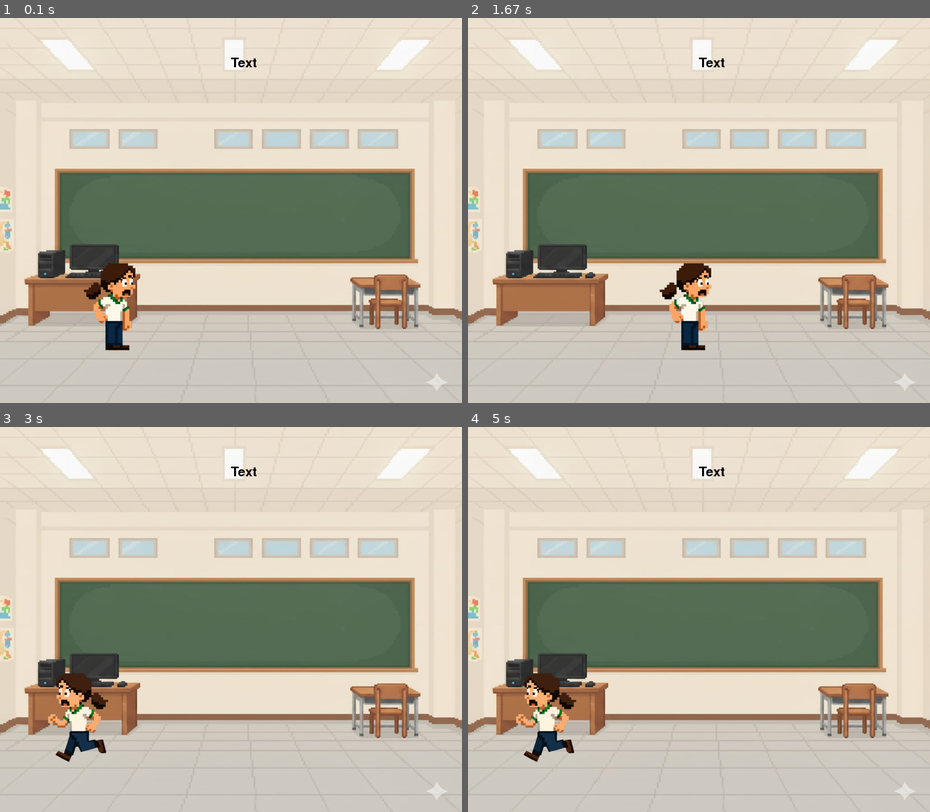
Above: before the commit, frames 1-4 (two rows, left to right).
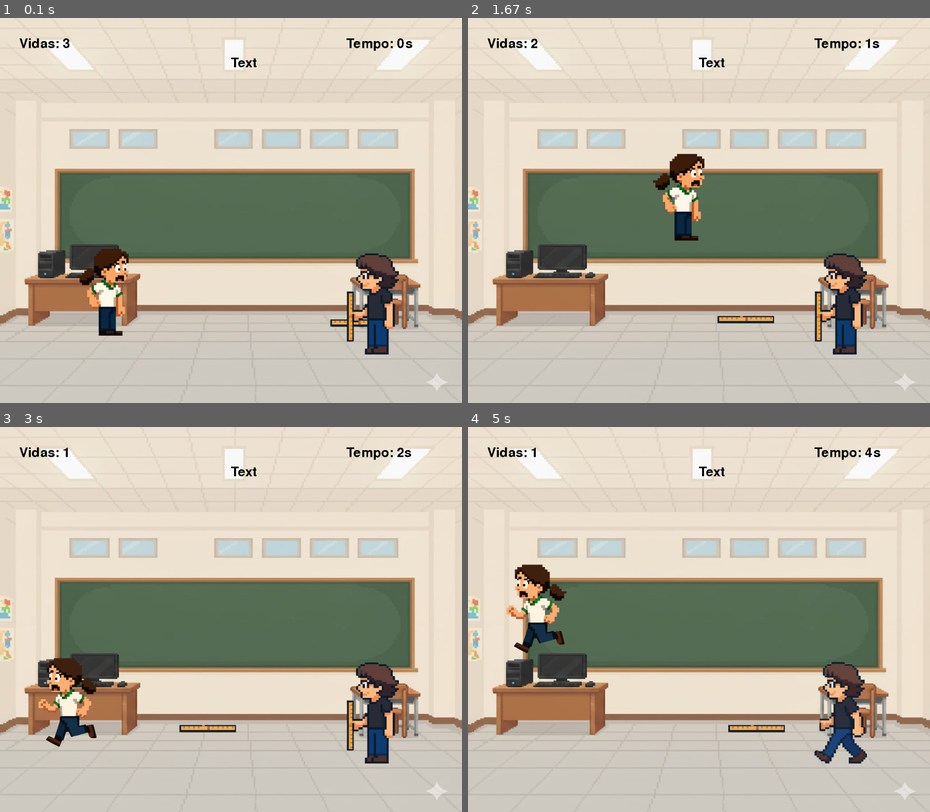
Above: after the commit, the same moments.

Repository: MoonyLina/PygamesAtiv4Bim
Game: pygame game, started from code/ativ4bim.py
Two runs of this game, one before a commit and one after it. Both use one fixed random seed, a clock stepped at 60 frames per second and the inputs below.
Inputs:
- Up to frame 1 (0.1 s): no input
- Up to frame 2 (1.67 s): tap Space at 0.33, 0.73, 1.03, 1.23, 1.53 s; hold Right 0.67-1.13 s; hold Right 1.17-1.63 s
- Up to frame 3 (3 s): hold Left 1.67-2.2 s; tap Space at 1.73, 2.03, 2.3, 2.6, 2.73 s; hold Left 2.23-2.63 s; hold Left from 2.67 s (still down)
- Up to frame 4 (5 s): tap Space at 3.03, 3.4, 3.7, 3.9, 4.2, 4.4, 4.7, 4.9 s; release Left at 3.3 s; hold Left 3.33-3.8 s; hold Right 3.83-4.3 s; hold Right 4.33-4.8 s; hold Left from 4.83 s (still down)

The runs differ from the first frame. In frame 1, 4.2% of the frame differs, in the area x 4-90%, y 5-88%; in frame 2, 5.4%; in frame 3, 4.6%; in frame 4, 5.5%.

Commit message:
adicao denis, regua, colisao, vida

Diff:
--- a/code/ativ4bim.py
+++ b/code/ativ4bim.py
@@ -12,6 +12,23 @@
 
 background = pg.image.load(r"C:\Users\anaca\Desktop\IFSP\Linguagem Técnica\Ativ4BimPygames\images\fundo.jpeg")
 background_sfc = pg.transform.scale(background, (w, h))
+
+denis_move = pg.image.load(r"C:\Users\anaca\Desktop\IFSP\Linguagem Técnica\PygamesAtiv4Bim\images\D1.png")
+denis_stand = pg.image.load(r"C:\Users\anaca\Desktop\IFSP\Linguagem Técnica\PygamesAtiv4Bim\images\Dparado.png")
+largura_D, altura_D = denis_stand.get_size()
+nova_larguraD = largura_D // 1.5
+nova_alturaD = altura_D // 1.5
+denis_rect = denis_stand.get_rect(topleft = (900, 610))
+denis_move_sfc = pg.transform.scale(denis_move, (nova_larguraD, nova_alturaD))
+denis_stand_sfc = pg.transform.scale(denis_stand, (nova_larguraD, nova_alturaD))
+
+regua = pg.image.load(r"C:\Users\anaca\Desktop\IFSP\Linguagem Técnica\PygamesAtiv4Bim\images\regua.png")
+regua_largura, regua_altura = regua.get_size()
+nova_larguraR = regua_largura // 1.3
+nova_alturaR = regua_altura // 1.3
+regua_sfc = pg.transform.scale(regua, (nova_larguraR, nova_alturaR))
+regua_sfc = pg.transform.rotate (regua_sfc, 90)
+regua_rect = regua_sfc.get_rect(topleft = (denis_rect.left, denis_rect.centery - 25))
 
 player_walking = pg.image.load(r"C:\Users\anaca\Desktop\IFSP\Linguagem Técnica\Ativ4BimPygames\images\jandando.png")
 player_stand = pg.image.load(r"C:\Users\anaca\Desktop\IFSP\Linguagem Técnica\Ativ4BimPygames\images\jparada.png")
@@ -38,18 +55,29 @@
 player_walk_right = [player_walking_right_sfc, player_stand_right_sfc]
 player_walk_left = [player_walking_left_sfc, player_stand_left_sfc]
 
+denis_attack = False
+denis_anim = 0
+anim_duration = 50
+
 
 frame = 0
 vel_anim = 0.10
 direction = "R"
 
 vel = 5
+regua_vel = -7
+
 
 
 vidas = 3
-gravidade = 1
-pulo = -20
 
+grav = 1
+pulo = -23
+vel_y = 0
+no_chao = True
+chao_y = 600
+
+initial_time = pg.time.get_ticks()
 
 
 while True:
@@ -59,6 +87,21 @@
             exit()
 
     key = pg.key.get_pressed()
+
+    act_time = pg.time.get_ticks()
+    sec_time = (act_time - initial_time) // 1000
+
+    if key[pg.K_SPACE] and no_chao:
+        vel_y = pulo
+        no_chao = False
+
+    vel_y += grav
+    playerS_rect.y += vel_y
+
+    if playerS_rect.y >= chao_y:
+        playerS_rect.y = chao_y
+        vel_y = 0
+        no_chao = True
 
     if key[pg.K_RIGHT]:
         direction = "R"
@@ -81,11 +124,44 @@
         else:
             current_player_sfc = player_stand_left_sfc
 
+    if denis_attack:
+        current_denis_sfc = denis_move_sfc
+        denis_anim -= 1
+        if denis_anim <= 0:
+            denis_attack = False
+    else:
+        current_denis_sfc = denis_stand_sfc
 
+    regua_rect.x += regua_vel
+
+    if regua_rect.right < 0:
+        regua_rect.midleft = (denis_rect.left, denis_rect.centery -25)
+        denis_attack = True
+        denis_anim = anim_duration
+
+    if playerS_rect.colliderect(regua_rect):
+        vidas -= 1
+        regua_rect.midleft = (denis_rect.left, denis_rect.centery - 25)
+        print(f"Vidas: {vidas}")
+    if vidas <= 0:
+        print("Game Over")
+        pg.quit()
+        exit()
 
     screen.blit(background_sfc, (0,0))
     screen.blit(text_sfc, (600, 100))
+    screen.blit(regua_sfc, regua_rect)
+    screen.blit(current_denis_sfc, denis_rect)
     screen.blit(current_player_sfc, playerS_rect)
+
+
+
+    vidas_text = font.render(f"Vidas: {vidas}", False, "Black")
+    screen.blit(vidas_text, (50, 50))
+
+    time_text = font.render(f"Tempo: {sec_time}s", False, "Black")
+    screen.blit(time_text, (900, 50))
+
 
     pg.display.update()
     clock.tick(60)
Binary file added: images/D1.png
Binary file added: images/Dparado.png
Binary file changed: images/jandando.png
Binary file changed: images/jparada.png
Binary file added: images/regua.png
